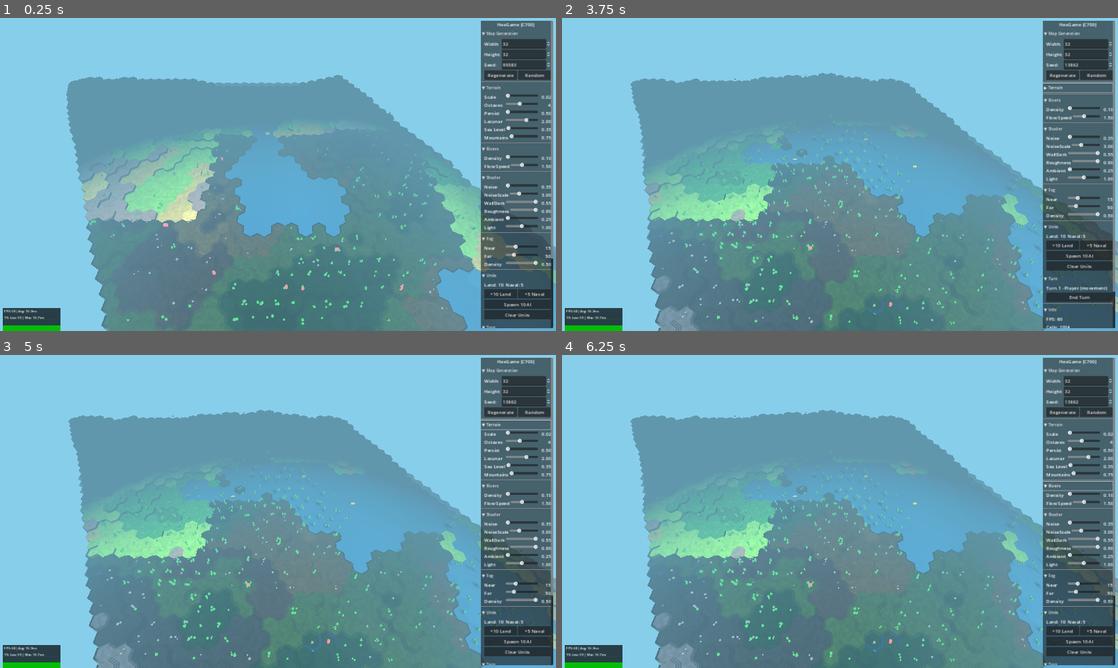
Above: before the commit, frames 1-4 (two rows, left to right).
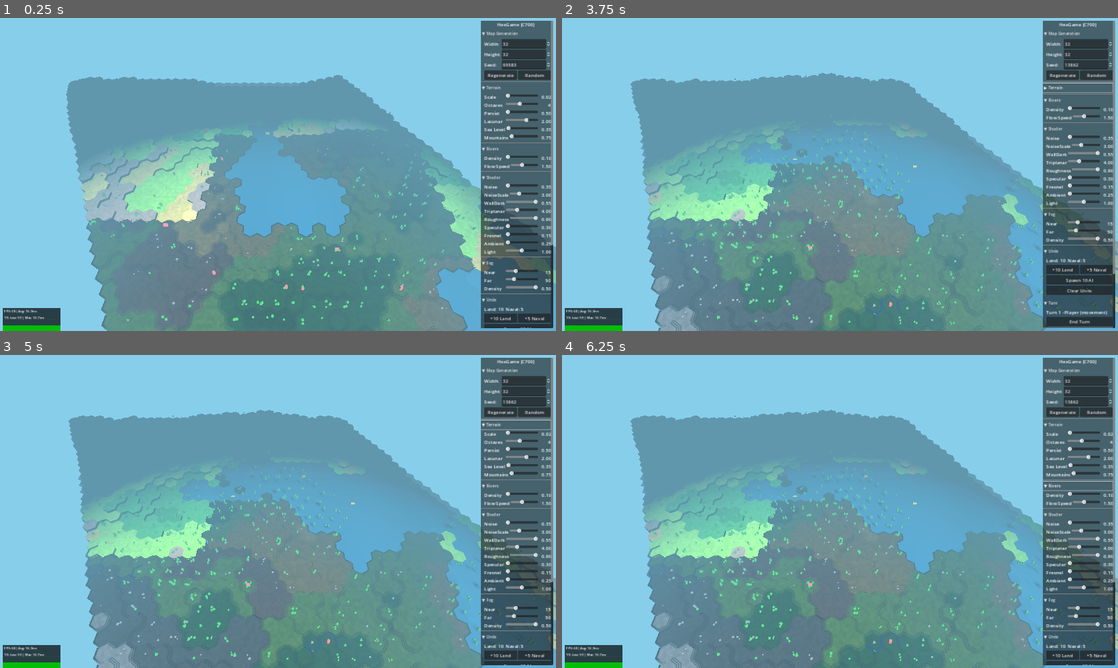
Above: after the commit, the same moments.

Repository: bobum/hexgame
Game: Godot game, scene res://scenes/main.tscn
Two runs of this game, one before a commit and one after it. Both use one fixed random seed, a clock stepped at 60 frames per second and the inputs below.
Inputs:
- Up to frame 1 (0.25 s): no input
- Up to frame 2 (3.75 s): click "▼ Map Generation" at 0.5 s; click "▶ Map Generation" at 1.25 s; click "Regenerate" at 2 s; click "Random" at 2.75 s; click "▼ Terrain" at 3.5 s
- Up to frame 3 (5 s): click "▶ Terrain" at 4.25 s
- Up to frame 4 (6.25 s): click "▼ Rivers" at 5 s; click "▶ Rivers" at 5.75 s

The runs differ from the first frame. In frame 1, 2.2% of the frame differs, in the area x 86-100%, y 60-100%; in frame 2, 3.5%, in the area x 86-100%, y 45-100%; in frame 3, 2.2%; in frame 4, 2.2%.

Commit message:
Add advanced terrain shader features
- Triplanar projection for walls/cliffs to avoid texture stretching
- Fresnel rim lighting for subtle edge glow
- Specular strength control
- UI sliders for triplanar sharpness, fresnel, and specular

Co-Authored-By: Claude Opus 4.5 <noreply@anthropic.com>

Diff:
--- a/godot/src/rendering/terrain_shader.gdshader
+++ b/godot/src/rendering/terrain_shader.gdshader
@@ -7,6 +7,11 @@
 uniform float wall_darkening : hint_range(0.0, 0.8) = 0.55;
 uniform float roughness_value : hint_range(0.0, 1.0) = 0.95;
 uniform float saturation_boost : hint_range(0.0, 0.5) = 0.15;
+
+// Advanced shader uniforms
+uniform float triplanar_sharpness : hint_range(1.0, 10.0) = 4.0;
+uniform float fresnel_strength : hint_range(0.0, 0.5) = 0.15;
+uniform float specular_strength : hint_range(0.0, 1.0) = 0.3;
 
 varying vec3 world_position;
 varying vec3 world_normal;
@@ -41,6 +46,29 @@
 	return value;
 }
 
+// Triplanar projection weights - avoids texture stretching on walls
+vec3 triplanar_weights(vec3 normal) {
+	vec3 w = abs(normal);
+	w = pow(w, vec3(triplanar_sharpness));
+	return w / (w.x + w.y + w.z);
+}
+
+// Triplanar noise sampling - projects noise from all 3 axes
+vec3 triplanar_sample(vec3 world_pos, vec3 normal, vec3 base_color, float noise_scale, float noise_strength) {
+	vec3 weights = triplanar_weights(normal);
+
+	// Sample noise from each axis projection
+	float noise_xy = fbm(world_pos.xy * noise_scale);
+	float noise_xz = fbm(world_pos.xz * noise_scale);
+	float noise_yz = fbm(world_pos.yz * noise_scale);
+
+	// Blend based on normal direction
+	float blended_noise = noise_yz * weights.x + noise_xz * weights.y + noise_xy * weights.z;
+
+	// Apply noise to vary the base color
+	return base_color * (1.0 + (blended_noise - 0.5) * noise_strength);
+}
+
 // Saturation adjustment
 vec3 adjust_saturation(vec3 color, float amount) {
 	float luminance = dot(color, vec3(0.299, 0.587, 0.114));
@@ -55,27 +83,40 @@
 void fragment() {
 	vec3 normal = normalize(world_normal);
 	vec3 color = COLOR.rgb;
+	vec3 view_dir = normalize(VIEW);
 
 	// Boost saturation for more vibrant colors
 	if (saturation_boost > 0.001) {
 		color = adjust_saturation(color, saturation_boost);
 	}
 
-	// Apply noise ONLY to hex tops (horizontal surfaces)
-	// Walls/terraces stay clean for crisp edges
-	if (abs(normal.y) > 0.7 && top_noise_strength > 0.001) {
-		// Hex top - apply FBM noise using top-down XZ projection
-		float noiseVal = fbm(world_position.xz * top_noise_scale);
-		color = color * (1.0 + (noiseVal - 0.5) * top_noise_strength);
+	// Apply noise based on surface orientation
+	if (abs(normal.y) > 0.7) {
+		// Hex tops - use top-down projection
+		if (top_noise_strength > 0.001) {
+			float noiseVal = fbm(world_position.xz * top_noise_scale);
+			color = color * (1.0 + (noiseVal - 0.5) * top_noise_strength);
+		}
+	} else {
+		// Walls/cliffs - use triplanar projection for seamless texturing
+		if (top_noise_strength > 0.001) {
+			color = triplanar_sample(world_position, normal, color, top_noise_scale, top_noise_strength * 0.7);
+		}
+		// Wall darkening based on normal (makes terraces more visible)
+		if (wall_darkening > 0.001) {
+			float wall_factor = 1.0 - abs(normal.y);
+			color = color * (1.0 - wall_factor * wall_darkening);
+		}
 	}
 
-	// Wall darkening based on normal (makes terraces more visible)
-	if (wall_darkening > 0.001) {
-		float wall_factor = 1.0 - abs(normal.y);
-		color = color * (1.0 - wall_factor * wall_darkening);
+	// Fresnel rim lighting - adds subtle edge glow
+	if (fresnel_strength > 0.001) {
+		float fresnel = pow(1.0 - max(dot(normal, view_dir), 0.0), 3.0);
+		color = color + fresnel * fresnel_strength;
 	}
 
 	ALBEDO = color;
 	ROUGHNESS = roughness_value;
+	SPECULAR = specular_strength;
 	METALLIC = 0.0;
 }
--- a/godot/src/ui/game_ui.gd
+++ b/godot/src/ui/game_ui.gd
@@ -55,6 +55,11 @@
 var fog_far_slider: HSlider
 var fog_density_slider: HSlider
 
+# Advanced shader controls
+var triplanar_slider: HSlider
+var fresnel_slider: HSlider
+var specular_slider: HSlider
+
 var main_node: Node3D
 
 
@@ -241,8 +246,17 @@
 	# Wall darkening (0.0 - 0.8) - matches shader default
 	shader_wall_dark_slider = _add_slider(content, "WallDark", 0.0, 0.8, 0.55, 0.01, _on_shader_wall_dark_changed)
 
+	# Triplanar sharpness (1.0 - 10.0) - controls wall texture blend
+	triplanar_slider = _add_slider(content, "Triplanar", 1.0, 10.0, 4.0, 0.5, _on_triplanar_changed)
+
 	# Roughness (0.0 - 1.0)
 	shader_roughness_slider = _add_slider(content, "Roughness", 0.0, 1.0, 0.9, 0.01, _on_shader_roughness_changed)
+
+	# Specular strength (0.0 - 1.0)
+	specular_slider = _add_slider(content, "Specular", 0.0, 1.0, 0.3, 0.01, _on_specular_changed)
+
+	# Fresnel strength (0.0 - 0.5)
+	fresnel_slider = _add_slider(content, "Fresnel", 0.0, 0.5, 0.15, 0.01, _on_fresnel_changed)
 
 	# Ambient energy (0.0 - 1.0)
 	ambient_energy_slider = _add_slider(content, "Ambient", 0.0, 1.0, 0.25, 0.01, _on_ambient_energy_changed)
@@ -270,6 +284,9 @@
 	shader_param_changed.emit("top_noise_scale", 3.0)
 	shader_param_changed.emit("wall_darkening", 0.55)
 	shader_param_changed.emit("roughness_value", 0.9)
+	shader_param_changed.emit("triplanar_sharpness", 4.0)
+	shader_param_changed.emit("fresnel_strength", 0.15)
+	shader_param_changed.emit("specular_strength", 0.3)
 
 
 func _create_units_folder() -> void:
@@ -514,6 +531,21 @@
 func _on_shader_roughness_changed(value: float) -> void:
 	_update_slider_label(shader_roughness_slider, value)
 	shader_param_changed.emit("roughness_value", value)
+
+
+func _on_triplanar_changed(value: float) -> void:
+	_update_slider_label(triplanar_slider, value)
+	shader_param_changed.emit("triplanar_sharpness", value)
+
+
+func _on_specular_changed(value: float) -> void:
+	_update_slider_label(specular_slider, value)
+	shader_param_changed.emit("specular_strength", value)
+
+
+func _on_fresnel_changed(value: float) -> void:
+	_update_slider_label(fresnel_slider, value)
+	shader_param_changed.emit("fresnel_strength", value)
 
 
 func _on_ambient_energy_changed(value: float) -> void:
